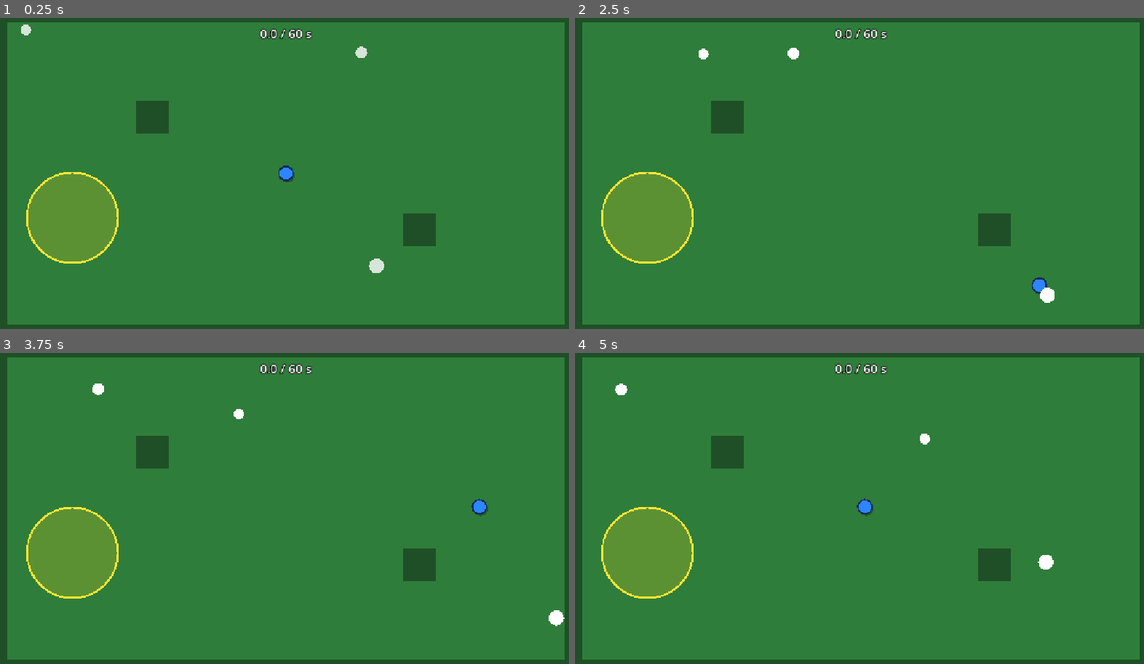
Above: before the commit, frames 1-4 (two rows, left to right).
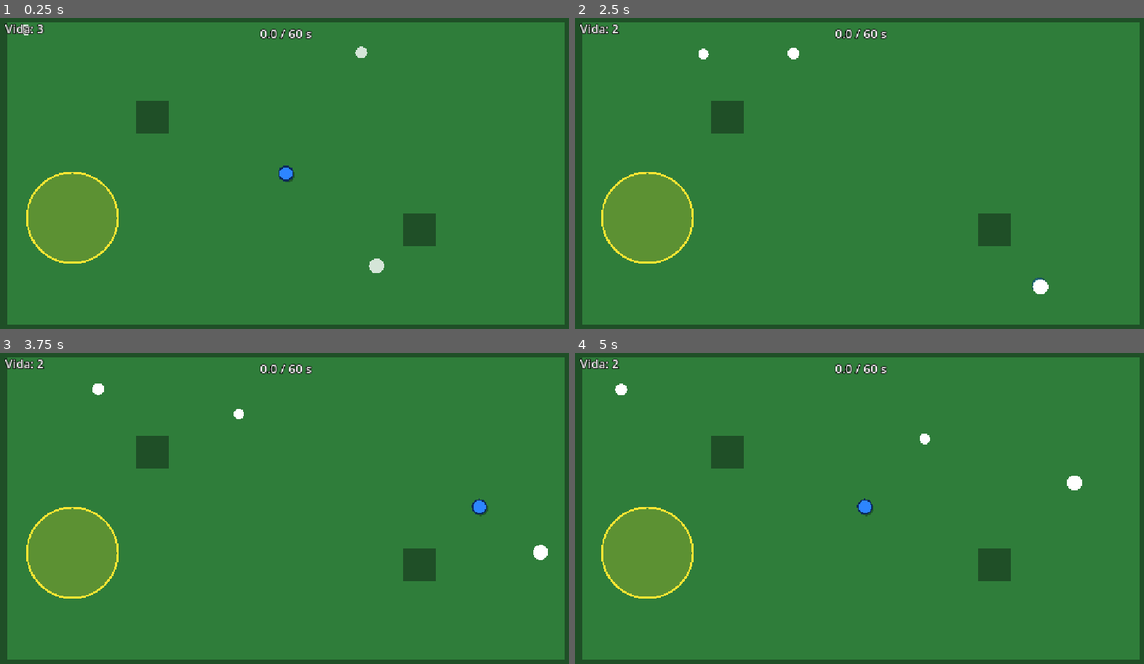
Above: after the commit, the same moments.

Repository: ygor2812/Estadio-Invadido
Game: Godot game, scene res://scenes/main.tscn
The game is run twice, just before and just after one commit, with the same random seed, the same clock (stepped at 60 frames per second) and the same inputs.
Inputs:
- Up to frame 1 (0.25 s): no input
- Up to frame 2 (2.5 s): tap Enter (ui_accept) at 0.5, 0.6, 0.77, 1.07, 1.35, 1.52, 1.82, 2.1 s; hold D 0.53-1.28 s; hold S 1.28-2.03 s; hold D from 2.03 s (still down)
- Up to frame 3 (3.75 s): release D at 2.78 s; hold W 2.78-3.53 s; tap Enter (ui_accept) at 2.85, 3.02, 3.32, 3.6 s; hold A from 3.53 s (still down)
- Up to frame 4 (5 s): keep holding A; tap Enter (ui_accept) at 3.77, 4.07, 4.35, 4.52, 4.82 s

The runs differ from the first frame. In frame 1, 0.2% of the frame differs, in the area x 0-8%, y 1-6%; in frame 2, 0.3%; in frame 3, 0.4%; in frame 4, 0.4%, in the area x 0-90%, y 1-70%.

Commit message:
aula-09: vida, dano e o fim da partida (vitoria/derrota)

Diff:
--- /dev/null
+++ b/Scripts/fim.gd
@@ -0,0 +1,7 @@
+extends Control
+## Tela de fim (vitoria ou derrota). As duas cenas usam este mesmo script.
+## Enter (ui_accept) recomeca a partida, voltando para a arena.
+
+func _process(_delta: float) -> void:
+	if Input.is_action_just_pressed("ui_accept"):
+		get_tree().change_scene_to_file("res://scenes/main.tscn")
--- a/Scripts/jogador.gd
+++ b/Scripts/jogador.gd
@@ -1,8 +1,20 @@
 extends CharacterBody2D
-## Jogador visto de cima. Anda com WASD ou setas e é bloqueado pelos muros.
-## (Colisão, grupo "jogador", modo flutuante e o visual estão na cena jogador.tscn.)
+## Jogador visto de cima. Anda com WASD ou setas e e' bloqueado pelos muros.
+## (Colisao, grupo "jogador", modo flutuante e o visual estao na cena jogador.tscn.)
+## Aula 09: ganhou vida. Tomar bolada tira 1 de vida, com 1 s de invencibilidade.
 
 const VELOCIDADE := 300.0
+
+@export var vida: int = 3
+var invencivel := false
+
+@onready var hurtbox: Area2D = $Hurtbox
+
+
+func _process(_delta: float) -> void:
+	# Tem bola encostando em mim? (so' conta se nao estiver invencivel)
+	if not invencivel and hurtbox.has_overlapping_bodies():
+		levar_dano()
 
 
 func _physics_process(_delta: float) -> void:
@@ -13,3 +25,17 @@
 			- float(Input.is_key_pressed(KEY_W) or Input.is_key_pressed(KEY_UP)))
 	velocity = direcao.limit_length(1.0) * VELOCIDADE
 	move_and_slide()
+
+
+func levar_dano() -> void:
+	vida -= 1
+	if vida <= 0:
+		invencivel = true
+		get_tree().current_scene.perder()
+		return
+	# Um segundo de invencibilidade, meio transparente.
+	invencivel = true
+	modulate.a = 0.4
+	await get_tree().create_timer(1.0).timeout
+	modulate.a = 1.0
+	invencivel = false
--- a/Scripts/main.gd
+++ b/Scripts/main.gd
@@ -1,11 +1,12 @@
 extends Node2D
-## Estádio Invadido (aula 8). O cenário (chão, muros, jogador, zona e HUD)
-## é montado na cena main.tscn. Este script cuida das bolas, da zona e do tempo.
-## Objetivo: somar 60 s dentro da zona amarela.
+## Estadio Invadido. O cenario (chao, muros, jogador, zona e HUD)
+## e' montado na cena main.tscn. Este script cuida das bolas, da zona e do tempo.
+## Objetivo (Territorio): somar 60 s dentro da zona amarela.
+## Aula 09: fim da partida -- vence aos 60 s na zona, perde quando a vida acaba.
 
 const BolaCena = preload("res://scenes/bola.tscn")
 
-const ARENA := Rect2(24, 24, 1104, 600) # parte caminhável (dentro dos muros)
+const ARENA := Rect2(24, 24, 1104, 600) # parte caminhavel (dentro dos muros)
 const TEMPO_META := 60.0
 const ZONA_INTERVALO := 7.0
 const BOLAS_INICIAIS := 3
@@ -16,6 +17,7 @@
 @onready var zona: Area2D = $Zona
 @onready var bolas: Node2D = $Bolas
 @onready var contador: Label = $HUD/Contador
+@onready var texto_vida: Label = $HUD/Vida
 
 var progresso := 0.0
 var decorrido := 0.0
@@ -28,7 +30,7 @@
 	randomize()
 	zona.visible = false
 
-	# espera a física registrar os muros antes de consultar espaço livre
+	# espera a fisica registrar os muros antes de consultar espaco livre
 	await get_tree().physics_frame
 	await get_tree().physics_frame
 
@@ -56,6 +58,9 @@
 	zona.dentro = dentro
 	if dentro:
 		progresso = minf(progresso + delta, TEMPO_META)
+		if progresso >= TEMPO_META:
+			vencer()
+			return
 
 	# novas bolas invadem o campo
 	timer_bola -= delta
@@ -67,6 +72,18 @@
 
 func _process(_delta: float) -> void:
 	contador.text = "%.1f / %d s" % [progresso, int(TEMPO_META)]
+	texto_vida.text = "Vida: %d" % jogador.vida
+
+
+func vencer() -> void:
+	iniciado = false
+	# call_deferred: troca de cena so' no fim do quadro, quando a fisica terminou.
+	get_tree().change_scene_to_file.call_deferred("res://scenes/vitoria.tscn")
+
+
+func perder() -> void:
+	iniciado = false
+	get_tree().change_scene_to_file.call_deferred("res://scenes/derrota.tscn")
 
 
 func _livre(pos: Vector2, raio: float) -> bool:
--- a/project.godot
+++ b/project.godot
@@ -24,6 +24,12 @@
 window/stretch/mode="canvas_items"
 window/stretch/aspect="expand"
 
+[layer_names]
+
+2d_physics/layer_1="mundo"
+2d_physics/layer_2="jogador"
+2d_physics/layer_3="bola"
+
 [physics]
 
 3d/physics_engine="Jolt Physics"
--- a/scenes/bola.tscn
+++ b/scenes/bola.tscn
@@ -11,7 +11,7 @@
 
 [node name="Bola" type="RigidBody2D"]
 z_index = 1
-collision_layer = 2
+collision_layer = 4
 collision_mask = 1
 physics_material_override = SubResource("1")
 gravity_scale = 0.0
--- /dev/null
+++ b/scenes/derrota.tscn
@@ -0,0 +1,35 @@
+[gd_scene load_steps=2 format=3]
+
+[ext_resource type="Script" path="res://Scripts/fim.gd" id="1"]
+
+[node name="Fim" type="Control"]
+layout_mode = 3
+anchors_preset = 15
+anchor_right = 1.0
+anchor_bottom = 1.0
+grow_horizontal = 2
+grow_vertical = 2
+script = ExtResource("1")
+
+[node name="Fundo" type="ColorRect" parent="."]
+layout_mode = 1
+anchors_preset = 15
+anchor_right = 1.0
+anchor_bottom = 1.0
+grow_horizontal = 2
+grow_vertical = 2
+color = Color(0.1725, 0.0784, 0.0784, 1)
+
+[node name="Label" type="Label" parent="."]
+layout_mode = 1
+anchors_preset = 15
+anchor_right = 1.0
+anchor_bottom = 1.0
+grow_horizontal = 2
+grow_vertical = 2
+theme_override_colors/font_color = Color(1, 0.8, 0.8, 1)
+theme_override_font_sizes/font_size = 48
+text = "Voce perdeu!
+Enter para jogar de novo"
+horizontal_alignment = 1
+vertical_alignment = 1
--- a/scenes/jogador.tscn
+++ b/scenes/jogador.tscn
@@ -1,13 +1,18 @@
-[gd_scene load_steps=3 format=3]
+[gd_scene load_steps=4 format=3]
 
 [ext_resource type="Script" path="res://Scripts/jogador.gd" id="1"]
 
 [sub_resource type="CircleShape2D" id="1"]
 radius = 14.0
 
+[sub_resource type="CircleShape2D" id="2"]
+radius = 12.0
+
 [node name="Jogador" type="CharacterBody2D" groups=["jogador"]]
 z_index = 1
 motion_mode = 1
+collision_layer = 2
+collision_mask = 1
 script = ExtResource("1")
 
 [node name="Sombra" type="Polygon2D" parent="."]
@@ -27,3 +32,10 @@
 
 [node name="CollisionShape2D" type="CollisionShape2D" parent="."]
 shape = SubResource("1")
+
+[node name="Hurtbox" type="Area2D" parent="."]
+collision_layer = 0
+collision_mask = 4
+
+[node name="CollisionShape2D" type="CollisionShape2D" parent="Hurtbox"]
+shape = SubResource("2")
--- a/scenes/main.tscn
+++ b/scenes/main.tscn
@@ -1,6 +1,6 @@
-[gd_scene load_steps=10 format=3]
+[gd_scene format=3 uid="uid://cxjfoys2f6wtr"]
 
-[ext_resource type="Script" path="res://Scripts/main.gd" id="1"]
+[ext_resource type="Script" uid="uid://bbb4c2t00punb" path="res://Scripts/main.gd" id="1"]
 [ext_resource type="PackedScene" path="res://scenes/jogador.tscn" id="2"]
 [ext_resource type="PackedScene" path="res://scenes/zona.tscn" id="3"]
 
@@ -22,112 +22,115 @@
 [sub_resource type="RectangleShape2D" id="6"]
 size = Vector2(64, 64)
 
-[node name="Main" type="Node2D"]
+[node name="Main" type="Node2D" unique_id=60886749]
 script = ExtResource("1")
 
-[node name="Chao" type="ColorRect" parent="."]
-layout_mode = 0
+[node name="Chao" type="ColorRect" parent="." unique_id=1485483976]
 offset_right = 1152.0
 offset_bottom = 648.0
 color = Color(0.1843, 0.4902, 0.2275, 1)
 
-[node name="Muros" type="Node2D" parent="."]
+[node name="Muros" type="Node2D" parent="." unique_id=438374540]
 
-[node name="ParedeCima" type="StaticBody2D" parent="Muros"]
+[node name="ParedeCima" type="StaticBody2D" parent="Muros" unique_id=1200206738]
 position = Vector2(576, 12)
 
-[node name="Cor" type="ColorRect" parent="Muros/ParedeCima"]
-layout_mode = 0
+[node name="Cor" type="ColorRect" parent="Muros/ParedeCima" unique_id=1151682420]
 offset_left = -576.0
 offset_top = -12.0
 offset_right = 576.0
 offset_bottom = 12.0
 color = Color(0.1216, 0.3098, 0.1529, 1)
 
-[node name="CollisionShape2D" type="CollisionShape2D" parent="Muros/ParedeCima"]
+[node name="CollisionShape2D" type="CollisionShape2D" parent="Muros/ParedeCima" unique_id=2074900012]
 shape = SubResource("1")
 
-[node name="ParedeBaixo" type="StaticBody2D" parent="Muros"]
+[node name="ParedeBaixo" type="StaticBody2D" parent="Muros" unique_id=1623289945]
 position = Vector2(576, 636)
 
-[node name="Cor" type="ColorRect" parent="Muros/ParedeBaixo"]
-layout_mode = 0
+[node name="Cor" type="ColorRect" parent="Muros/ParedeBaixo" unique_id=235112379]
 offset_left = -576.0
 offset_top = -12.0
 offset_right = 576.0
 offset_bottom = 12.0
 color = Color(0.1216, 0.3098, 0.1529, 1)
 
-[node name="CollisionShape2D" type="CollisionShape2D" parent="Muros/ParedeBaixo"]
+[node name="CollisionShape2D" type="CollisionShape2D" parent="Muros/ParedeBaixo" unique_id=1909140422]
 shape = SubResource("2")
 
-[node name="ParedeEsquerda" type="StaticBody2D" parent="Muros"]
+[node name="ParedeEsquerda" type="StaticBody2D" parent="Muros" unique_id=1761113205]
 position = Vector2(12, 324)
 
-[node name="Cor" type="ColorRect" parent="Muros/ParedeEsquerda"]
-layout_mode = 0
+[node name="Cor" type="ColorRect" parent="Muros/ParedeEsquerda" unique_id=285025975]
 offset_left = -12.0
 offset_top = -324.0
 offset_right = 12.0
 offset_bottom = 324.0
 color = Color(0.1216, 0.3098, 0.1529, 1)
 
-[node name="CollisionShape2D" type="CollisionShape2D" parent="Muros/ParedeEsquerda"]
+[node name="CollisionShape2D" type="CollisionShape2D" parent="Muros/ParedeEsquerda" unique_id=1673713898]
 shape = SubResource("3")
 
-[node name="ParedeDireita" type="StaticBody2D" parent="Muros"]
+[node name="ParedeDireita" type="StaticBody2D" parent="Muros" unique_id=946974773]
 position = Vector2(1140, 324)
 
-[node name="Cor" type="ColorRect" parent="Muros/ParedeDireita"]
-layout_mode = 0
+[node name="Cor" type="ColorRect" parent="Muros/ParedeDireita" unique_id=1257269744]
 offset_left = -12.0
 offset_top = -324.0
 offset_right = 12.0
 offset_bottom = 324.0
 color = Color(0.1216, 0.3098, 0.1529, 1)
 
-[node name="CollisionShape2D" type="CollisionShape2D" parent="Muros/ParedeDireita"]
+[node name="CollisionShape2D" type="CollisionShape2D" parent="Muros/ParedeDireita" unique_id=1808622355]
 shape = SubResource("4")
 
-[node name="Bloco1" type="StaticBody2D" parent="Muros"]
+[node name="Bloco1" type="StaticBody2D" parent="Muros" unique_id=2087661656]
 position = Vector2(312, 212)
 
-[node name="Cor" type="ColorRect" parent="Muros/Bloco1"]
-layout_mode = 0
+[node name="Cor" type="ColorRect" parent="Muros/Bloco1" unique_id=1832795245]
 offset_left = -32.0
 offset_top = -32.0
 offset_right = 32.0
 offset_bottom = 32.0
 color = Color(0.1216, 0.3098, 0.1529, 1)
 
-[node name="CollisionShape2D" type="CollisionShape2D" parent="Muros/Bloco1"]
+[node name="CollisionShape2D" type="CollisionShape2D" parent="Muros/Bloco1" unique_id=2056486836]
 shape = SubResource("5")
 
-[node name="Bloco2" type="StaticBody2D" parent="Muros"]
+[node name="Bloco2" type="StaticBody2D" parent="Muros" unique_id=380720043]
 position = Vector2(840, 436)
 
-[node name="Cor" type="ColorRect" parent="Muros/Bloco2"]
-layout_mode = 0
+[node name="Cor" type="ColorRect" parent="Muros/Bloco2" unique_id=2134547971]
 offset_left = -32.0
 offset_top = -32.0
 offset_right = 32.0
 offset_bottom = 32.0
 color = Color(0.1216, 0.3098, 0.1529, 1)
 
-[node name="CollisionShape2D" type="CollisionShape2D" parent="Muros/Bloco2"]
+[node name="CollisionShape2D" type="CollisionShape2D" parent="Muros/Bloco2" unique_id=820854266]
 shape = SubResource("6")
 
-[node name="Zona" parent="." instance=ExtResource("3")]
+[node name="Zona" parent="." unique_id=1583001937 instance=ExtResource("3")]
 position = Vector2(300, 300)
 
-[node name="Jogador" parent="." instance=ExtResource("2")]
+[node name="Jogador" parent="." unique_id=907220898 instance=ExtResource("2")]
 position = Vector2(576, 324)
 
-[node name="Bolas" type="Node2D" parent="."]
+[node name="Bolas" type="Node2D" parent="." unique_id=1517972084]
 
-[node name="HUD" type="CanvasLayer" parent="."]
+[node name="HUD" type="CanvasLayer" parent="." unique_id=1817916264]
 
-[node name="Contador" type="Label" parent="HUD"]
+[node name="Vida" type="Label" parent="HUD" unique_id=141609661]
+offset_left = 20.0
+offset_top = 20.0
+offset_right = 320.0
+offset_bottom = 60.0
+theme_override_colors/font_outline_color = Color(0, 0, 0, 1)
+theme_override_constants/outline_size = 6
+theme_override_font_sizes/font_size = 24
+text = "Vida: 3"
+
+[node name="Contador" type="Label" parent="HUD" unique_id=1923083146]
 offset_top = 30.0
 offset_right = 1152.0
 offset_bottom = 70.0
--- /dev/null
+++ b/scenes/vitoria.tscn
@@ -0,0 +1,35 @@
+[gd_scene load_steps=2 format=3]
+
+[ext_resource type="Script" path="res://Scripts/fim.gd" id="1"]
+
+[node name="Fim" type="Control"]
+layout_mode = 3
+anchors_preset = 15
+anchor_right = 1.0
+anchor_bottom = 1.0
+grow_horizontal = 2
+grow_vertical = 2
+script = ExtResource("1")
+
+[node name="Fundo" type="ColorRect" parent="."]
+layout_mode = 1
+anchors_preset = 15
+anchor_right = 1.0
+anchor_bottom = 1.0
+grow_horizontal = 2
+grow_vertical = 2
+color = Color(0.0784, 0.1725, 0.0902, 1)
+
+[node name="Label" type="Label" parent="."]
+layout_mode = 1
+anchors_preset = 15
+anchor_right = 1.0
+anchor_bottom = 1.0
+grow_horizontal = 2
+grow_vertical = 2
+theme_override_colors/font_color = Color(0.85, 1, 0.85, 1)
+theme_override_font_sizes/font_size = 48
+text = "Voce venceu!
+Enter para jogar de novo"
+horizontal_alignment = 1
+vertical_alignment = 1
--- a/scenes/zona.tscn
+++ b/scenes/zona.tscn
@@ -7,7 +7,7 @@
 
 [node name="Zona" type="Area2D"]
 collision_layer = 0
-collision_mask = 1
+collision_mask = 2
 script = ExtResource("1")
 
 [node name="Visual" type="Node2D" parent="."]
Not shown, added: Scripts/fim.gd.uid
Not shown, added: referencias.txt
Not shown, changed: DEVLOG.md
